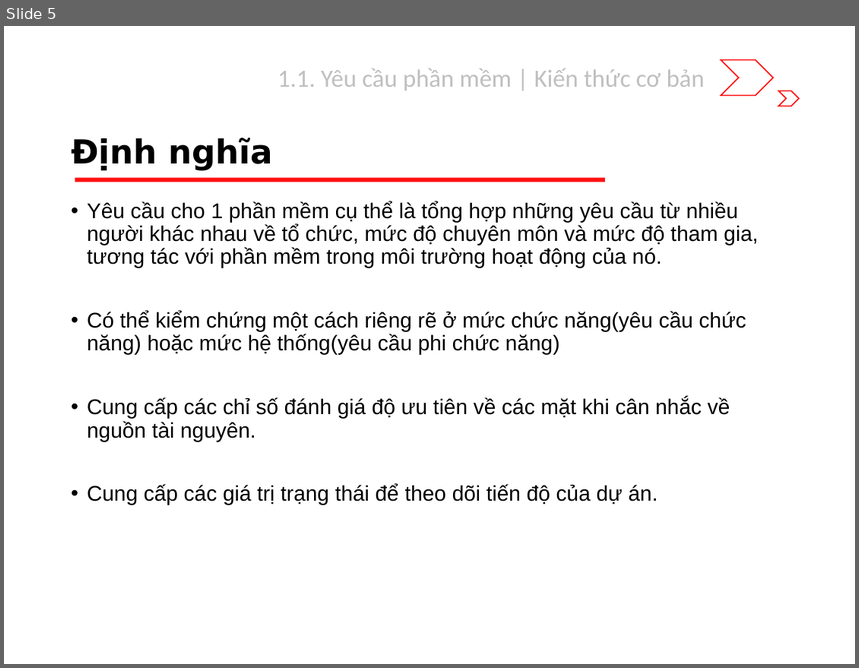
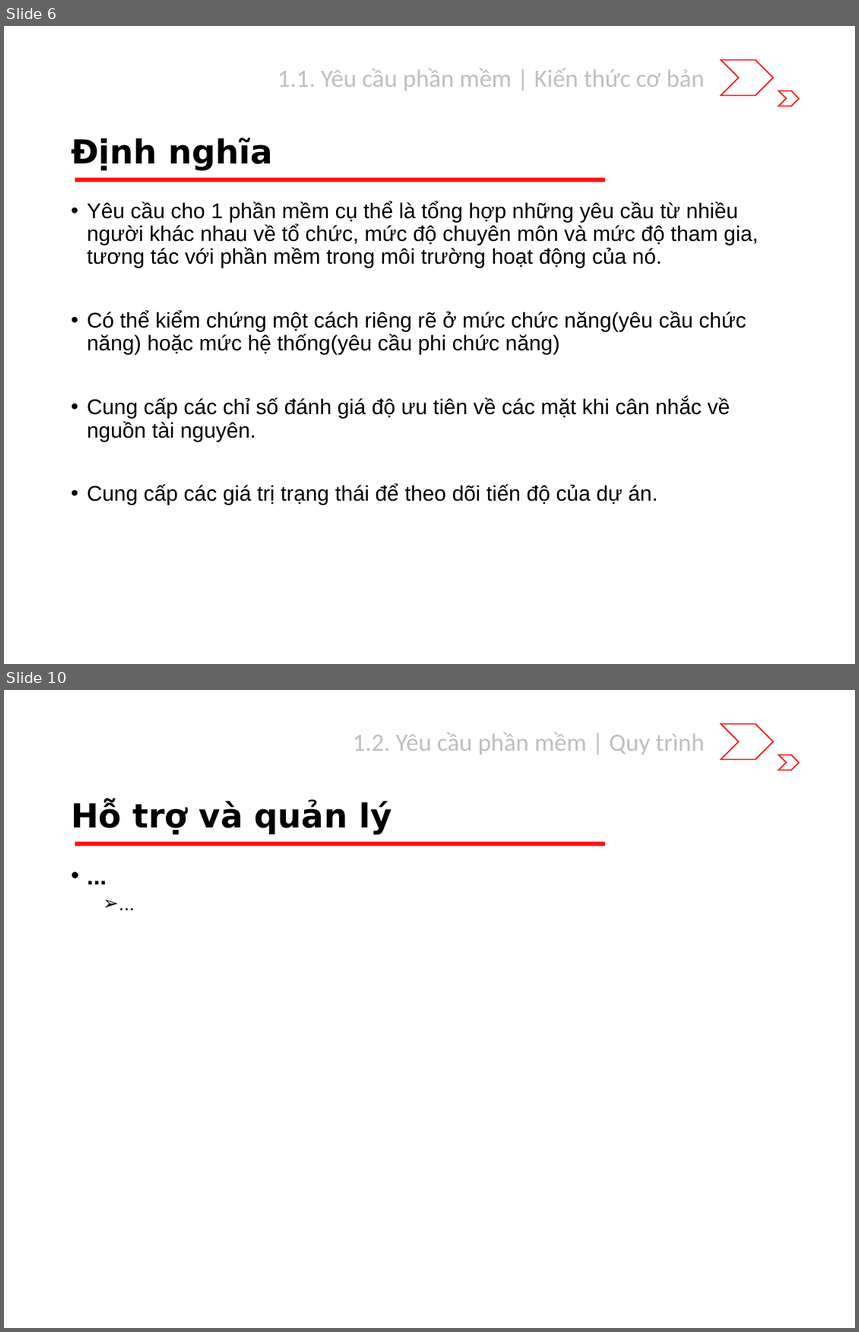
Before and after one commit to riverspart/uet-adv-sw-engineering, a slide deck: slide/dev/chapter_1/slide.pptx. Shown one above the other, each under a label of ours: slide 5 before the commit, slides 6 and 10 after it; the slides between them are not shown. The pictures are 859x668 and 859x1332 pixels, drawn with LibreOffice and Linux fonts; fonts in the diff are those of the drawing. Boxes give left, top, right and bottom in pixels: in the first picture for what was removed or moved away, otherwise in the second. Text is boxed around its words. In the diff, an @@ line names an element or a change of style, - is before the commit and + after.

```diff
--- a/slide/dev/chapter_1/slide.pptx
+++ b/slide/dev/chapter_1/slide.pptx
@@ slide 10 added at (4,690,855,1328), background #FFFFFF; not listed: 3 template elements that a slide beside it also shows @@
@@ text added at (353,733,705,755), 21 pt, text #BFBFBF @@
+1.2. Yêu cầu phần mềm | Quy trình
@@ title added at (71,801,392,835), 28 pt, text #000000, bold @@
+Hỗ trợ và quản lý
@@ text added at (63,860,797,1265), 20 pt, text #000000, bold @@
+• ...
+  ➢ ...
@@ what was slide 5 is now slide 6 @@
```
Also in this commit, not shown: 2 slides changed, 4 other slides added.
